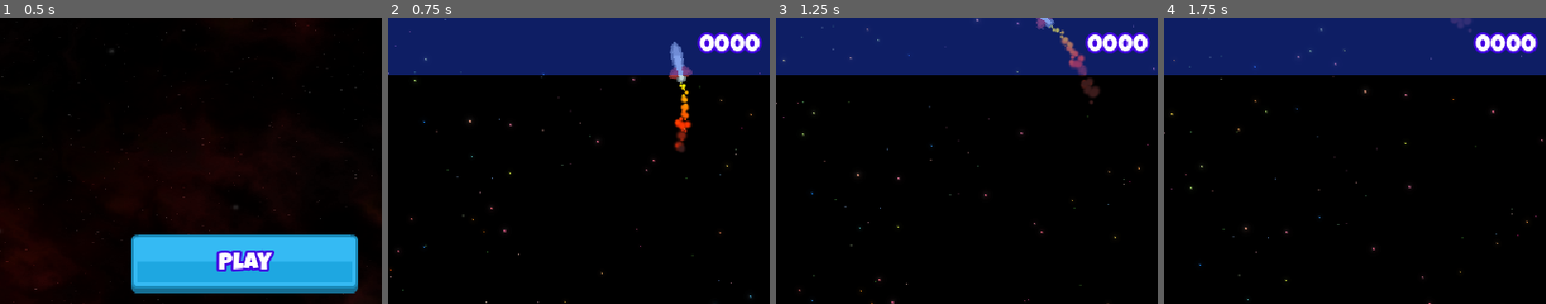
Above: before the commit, frames 1-4 (left to right).
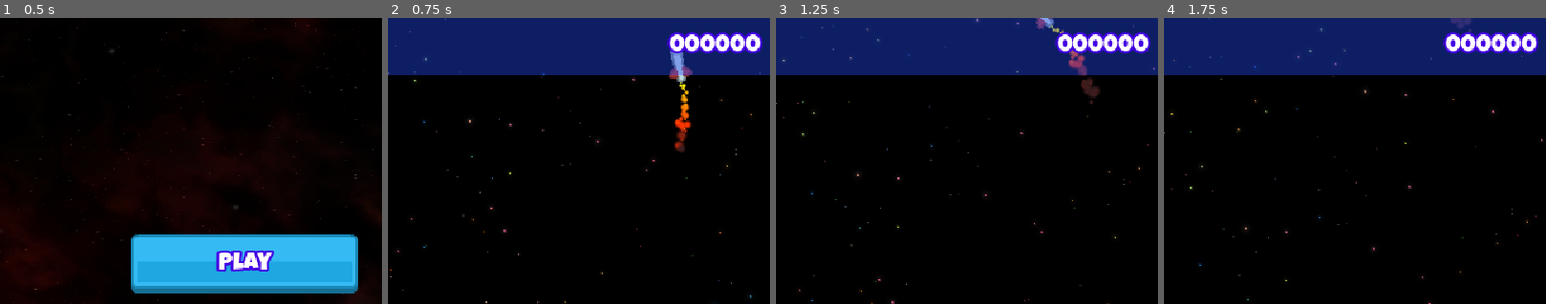
Above: after the commit, the same moments.

Repository: Mathorga/godot_training
Game: Godot game, scene res://Scenes/Main/Main.tscn
Same seed, same stepped clock (60 frames per second), same inputs: the game is played once before the commit and once after it.
Inputs:
- Up to frame 1 (0.5 s): no input
- Up to frame 2 (0.75 s): click "Play" at 0.5 s
- Up to frame 3 (1.25 s): no input
- Up to frame 4 (1.75 s): hold W (up) from 1.28 s (still down); hold Space (shoot) from 1.28 s (still down)
The pictures show only the part of the screen within x 49-99%, y 0-50%; the shares and areas given below are measured in that part.

Frame 1 is identical in both runs. In frame 2, 0.9% of the frame differs, in the area x 73-98%, y 5-13%; in frame 3, 0.9%; in frame 4, 0.9%.

Commit message:
Almost done

Diff:
--- a/space_ace_starter/Globals/SignalHub.gd
+++ b/space_ace_starter/Globals/SignalHub.gd
@@ -2,6 +2,7 @@
 
 signal player_hit(val: int)
 signal player_health_restored(val: int)
+signal player_died
 signal on_score_updated(val: int)
 signal create_explosion_requested(pos: Vector2, animation_name: String)
 signal create_power_up_requested(pos: Vector2, type: PowerUp.PowerUpType)
@@ -13,6 +14,9 @@
 
 func emit_player_health_restored(val: int) -> void:
 	player_health_restored.emit(val)
+
+func emit_player_died() -> void:
+	player_died.emit()
 
 func emit_on_score_updated(v: int) -> void:
 	on_score_updated.emit(v)
--- a/space_ace_starter/Scenes/Level/Level.tscn
+++ b/space_ace_starter/Scenes/Level/Level.tscn
@@ -5,6 +5,7 @@
 [ext_resource type="PackedScene" uid="uid://cj6s025qtrnja" path="res://Scenes/ShakeCam/ShakeCam.tscn" id="2_4dwx7"]
 [ext_resource type="PackedScene" uid="uid://dkt2afsntfbnr" path="res://Scenes/game_ui/game_ui.tscn" id="2_t3e81"]
 [ext_resource type="PackedScene" uid="uid://cs7twesq7bmwk" path="res://Scenes/Player/Player.tscn" id="3_4dwx7"]
+[ext_resource type="PackedScene" uid="uid://dl5rtcxgjncgx" path="res://Scenes/game_over_ui/game_over_ui.tscn" id="3_aei0q"]
 [ext_resource type="PackedScene" uid="uid://c8pkpg6y6ly4y" path="res://Scenes/ObjectMaker/ObjectMaker.tscn" id="4_k2uda"]
 [ext_resource type="AudioStream" uid="uid://t0l7khnjnye0" path="res://assets/sounds/loops/Mercury.wav" id="5_ksici"]
 [ext_resource type="PackedScene" uid="uid://cl1l5dcu8dqwk" path="res://Scenes/homing_missile/homing_missile.tscn" id="7_8gphe"]
@@ -34,6 +35,8 @@
 
 [node name="GameUI" parent="CanvasLayer2" unique_id=474189672 instance=ExtResource("2_t3e81")]
 
+[node name="GameOverUI" parent="CanvasLayer2" unique_id=1708302953 instance=ExtResource("3_aei0q")]
+
 [node name="ShakeCam" parent="." unique_id=2078553448 instance=ExtResource("2_4dwx7")]
 
 [node name="LevelBg" parent="." unique_id=1808205886 instance=ExtResource("1_3hkb6")]
--- a/space_ace_starter/Scenes/Player/Player.gd
+++ b/space_ace_starter/Scenes/Player/Player.gd
@@ -45,3 +45,8 @@
 
 	if area is Projectile:
 		SignalHub.emit_player_hit(area.get_damage())
+		return
+
+	if area.get_parent() is EnemyBase:
+		SignalHub.emit_player_hit(area.get_parent().crash_damage)
+		return
--- /dev/null
+++ b/space_ace_starter/Scenes/game_over_ui/game_over_ui.gd
@@ -0,0 +1,33 @@
+extends Control
+class_name GameOverUI
+
+@export var wait_time: float = 2.0
+
+@onready var score_label: Label = $VBoxContainer/ScoreLabel
+
+var _can_continue: bool = false
+
+func _enter_tree() -> void:
+	SignalHub.player_died.connect(_on_player_died)
+
+func _unhandled_input(event: InputEvent) -> void:
+	if _can_continue and event.is_action_pressed("shoot"):
+		GameManager.load_main_scene()
+		return
+	if Input.is_action_just_pressed("exit"):
+		get_tree().paused = not get_tree().paused
+
+func _ready() -> void:
+	hide()
+	get_tree().paused = false
+
+func _on_player_died() -> void:
+	get_tree().paused = true
+	show()
+	await get_tree().create_timer(wait_time).timeout
+	_can_continue = true
+	score_label.text = "SCORE: %d (Best: %d)" % [
+		ScoreManager.score,
+		ScoreManager.high_score
+	]
+	score_label.show()
--- /dev/null
+++ b/space_ace_starter/Scenes/game_over_ui/game_over_ui.tscn
@@ -0,0 +1,53 @@
+[gd_scene format=3 uid="uid://dl5rtcxgjncgx"]
+
+[ext_resource type="Script" uid="uid://bag48o2fddlo1" path="res://Scenes/game_over_ui/game_over_ui.gd" id="1_cvnlh"]
+[ext_resource type="LabelSettings" uid="uid://c3xhbbh14mchv" path="res://Resources/title_64_label_settings.tres" id="1_sqp0s"]
+[ext_resource type="LabelSettings" uid="uid://ctiuth450uu0k" path="res://Resources/ui_button_label_settings.tres" id="2_cvnlh"]
+
+[node name="GameOverUI" type="Control" unique_id=1708302953]
+process_mode = 3
+layout_mode = 3
+anchors_preset = 15
+anchor_right = 1.0
+anchor_bottom = 1.0
+grow_horizontal = 2
+grow_vertical = 2
+script = ExtResource("1_cvnlh")
+
+[node name="ColorRect" type="ColorRect" parent="." unique_id=1842332765]
+layout_mode = 1
+anchors_preset = 15
+anchor_right = 1.0
+anchor_bottom = 1.0
+grow_horizontal = 2
+grow_vertical = 2
+color = Color(0.7137255, 0.27450982, 1, 0.18039216)
+
+[node name="VBoxContainer" type="VBoxContainer" parent="." unique_id=1667367580]
+layout_mode = 1
+anchors_preset = 8
+anchor_left = 0.5
+anchor_top = 0.5
+anchor_right = 0.5
+anchor_bottom = 0.5
+offset_left = -46.0
+offset_top = -11.5
+offset_right = 46.0
+offset_bottom = 11.5
+grow_horizontal = 2
+grow_vertical = 2
+
+[node name="GameOverLabel" type="Label" parent="VBoxContainer" unique_id=69463991]
+layout_mode = 2
+text = "GAME OVER"
+label_settings = ExtResource("1_sqp0s")
+horizontal_alignment = 1
+vertical_alignment = 1
+
+[node name="ScoreLabel" type="Label" parent="VBoxContainer" unique_id=1072707522]
+visible = false
+layout_mode = 2
+text = "SCORE: XXX"
+label_settings = ExtResource("2_cvnlh")
+horizontal_alignment = 1
+vertical_alignment = 1
--- a/space_ace_starter/Scenes/game_ui/game_ui.gd
+++ b/space_ace_starter/Scenes/game_ui/game_ui.gd
@@ -3,13 +3,16 @@
 
 @onready var health_bar: HealthBar = $ColorRect/MarginContainer/HealthBar
 @onready var sound: AudioStreamPlayer = $Sound
+@onready var score_label: Label = $ColorRect/MarginContainer/ScoreLabel
 
 func _enter_tree() -> void:
 	SignalHub.player_hit.connect(_on_player_hit)
 	SignalHub.player_health_restored.connect(_on_player_health_restored)
+	SignalHub.on_score_updated.connect(_on_score_updated)
 
 func _ready() -> void:
 	health_bar.died.connect(_on_player_died)
+	ScoreManager.reset_score()
 
 func _on_player_hit(damage: int) -> void:
 	health_bar.update_value(-damage)
@@ -19,4 +22,7 @@
 	sound.play()
 
 func _on_player_died() -> void:
-	print("PLAYER DIED")
+	SignalHub.emit_player_died()
+
+func _on_score_updated(val: int) -> void:
+	score_label.text = "%06d" % val
Not shown, added: space_ace_starter/Scenes/game_over_ui/game_over_ui.gd.uid
Not shown, changed: space_ace_starter/Scenes/.DS_Store
